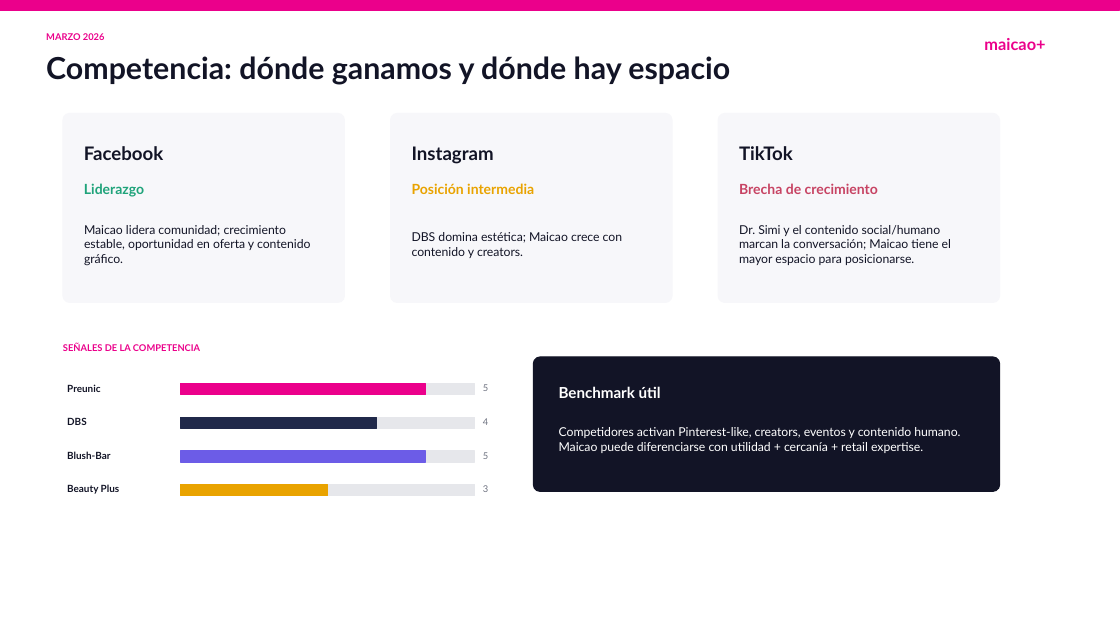
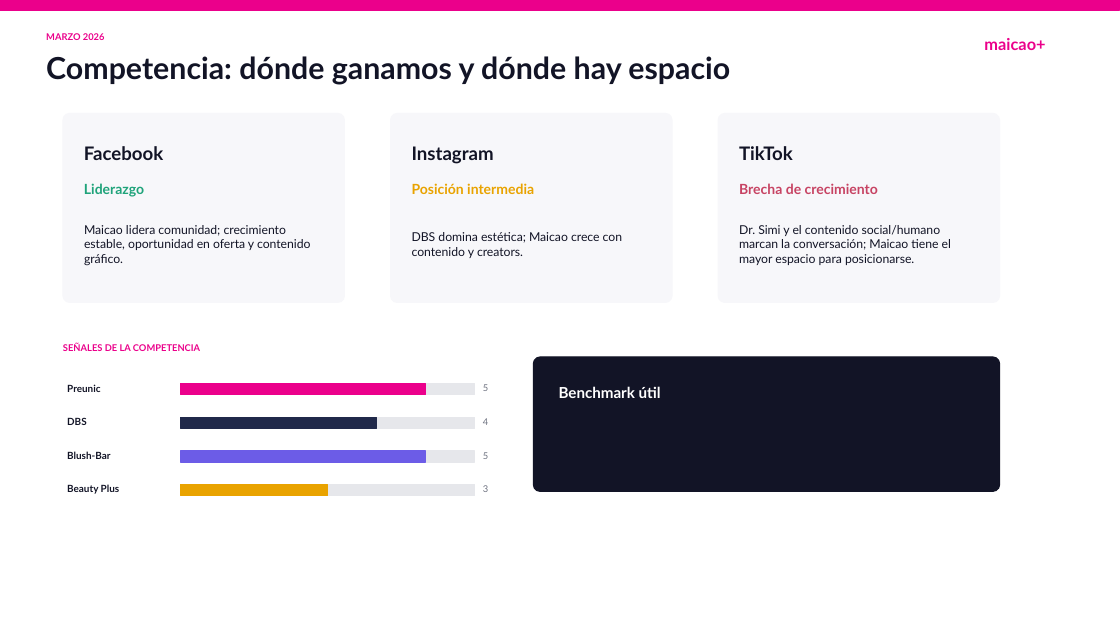
Before and after one commit to joseblancove/maicao-reporting-webapp, a slide deck: slide 11 of template/Maicao_Template_Visual_v02.pptx. Drawn at 1120x630 pixels with LibreOffice and Linux fonts; fonts in the diff are those of the drawing. Boxes give left, top, right and bottom in pixels: in the first picture for what was removed or moved away, otherwise in the second. Text is boxed around its words. In the diff, an @@ line names an element or a change of style, - is before the commit and + after.

```diff
--- a/template/Maicao_Template_Visual_v02.pptx
+++ b/template/Maicao_Template_Visual_v02.pptx
@@ text removed at (559,427,960,453) @@
-Competidores activan Pinterest-like, creators, eventos y contenido humano. Maicao puede diferenciarse con utilidad + cercanía + retail expertise.
```
Also in this commit, not shown: 8 other slides changed.
